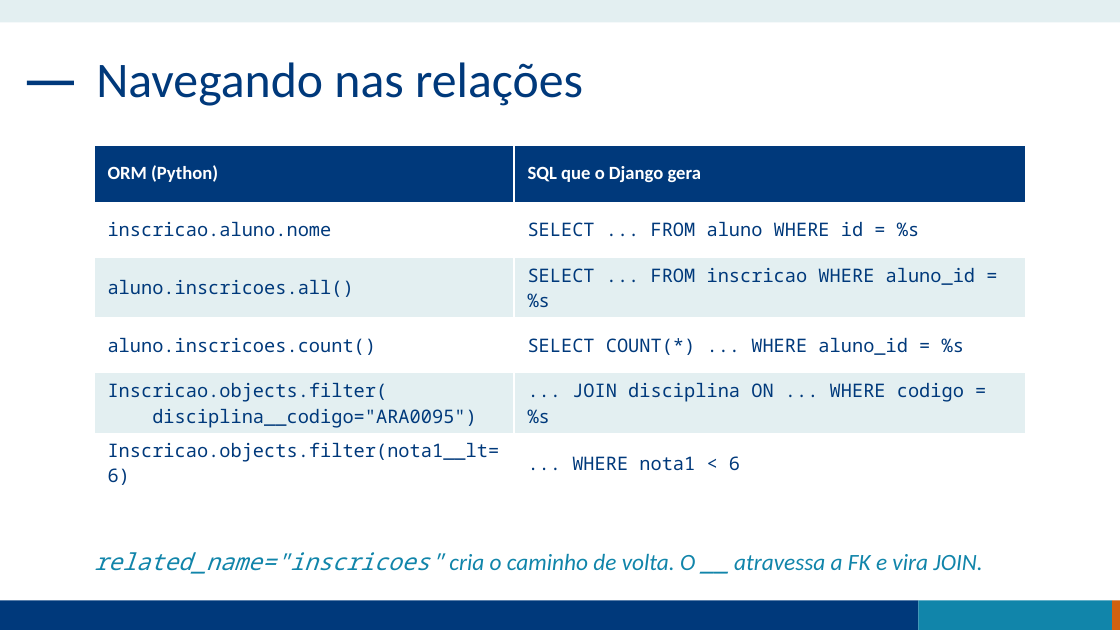
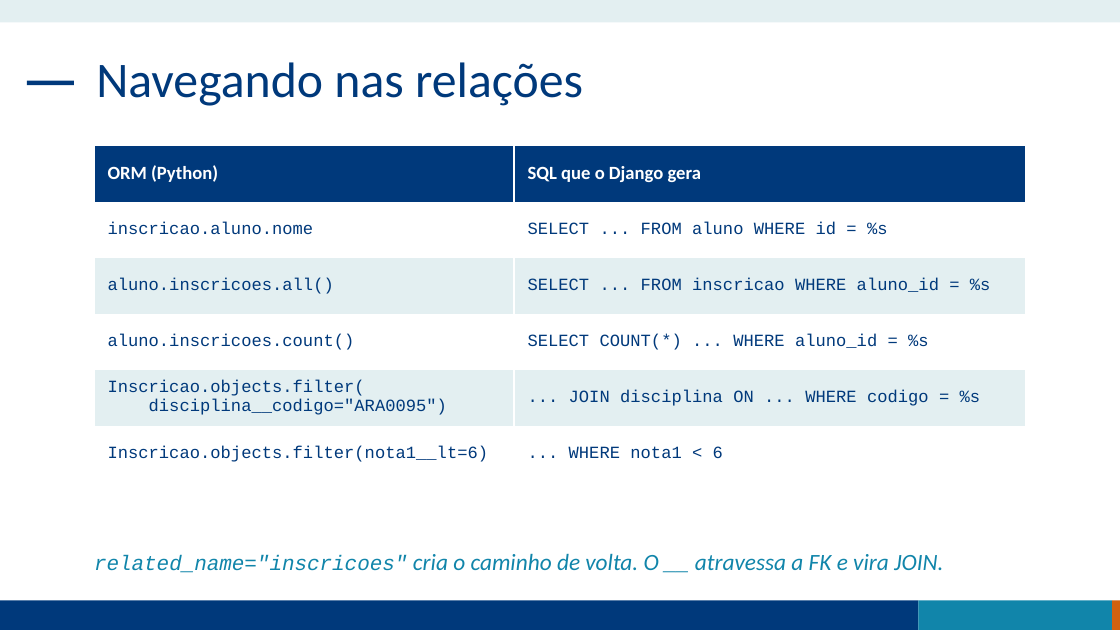
Before and after one commit to maxwalves/projetoPython, a slide deck: slide 6 of Aula2_Notas_N+1_e_interface.pptx. Drawn at 1120x630 pixels with LibreOffice and Linux fonts; fonts in the diff are those of the drawing. Boxes give left, top, right and bottom in pixels: in the first picture for what was removed or moved away, otherwise in the second. Text is boxed around its words. In the diff, an @@ line names an element or a change of style, - is before the commit and + after.

```diff
--- a/Aula2_Notas_N+1_e_interface.pptx
+++ b/Aula2_Notas_N+1_e_interface.pptx
@@ table at [94,146,1026,466] @@
@@ size 12 to 11 pt, font Noto Sans Mono to Courier New @@
@@ text "related_name="inscricoes" cria o caminho de ..." at [94,553,943,573]: size 15 to 13.5 pt, font Noto Sans Mono to Courier New in "related_name="inscricoes" __" @@
```
Also in this commit, not shown: 20 other slides changed, 1 slide added, 3 other files.
